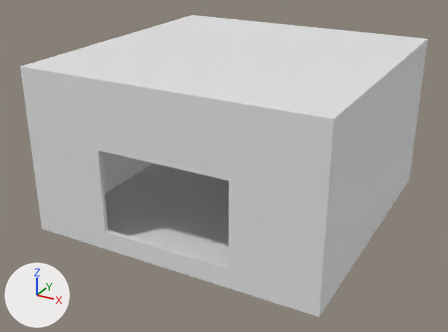
One commit to the Blender file Assets/Rooms/Room1.blend: the scene before it, then after it.
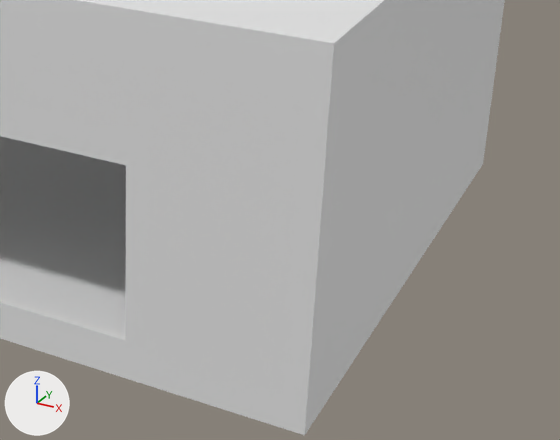
Each version appears first whole from a camera (50 mm lens) standing at (8.44, -16.44, 9.13) and looking at (-0.25, -0.65, 1.23), and next in a close-up on the part from 37% to 100% of the width and 29% to 96% of the height. Every picture has the same lights, and +X, +Y and +Z are marked at lower left.

The scene before the commit, as lines of its bpy script (objects in view):
```python
me_cube_001 = bpy.data.meshes.new('Cube.001')
me_cube_001.from_pydata(...)  # 32 vertices, 32 faces; spans x -4.5..4.5, y -4.5..4.5, z -0.29..4.79
ob_cube = bpy.data.objects.new('Cube', me_cube_001)
ob_cube.location = (0.0, 0.0, 0.0)
```
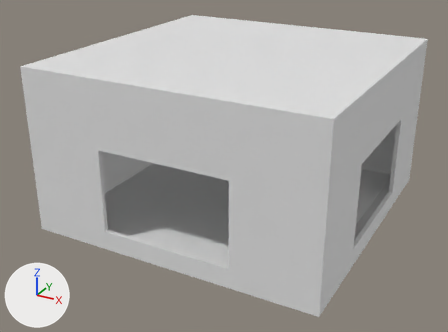
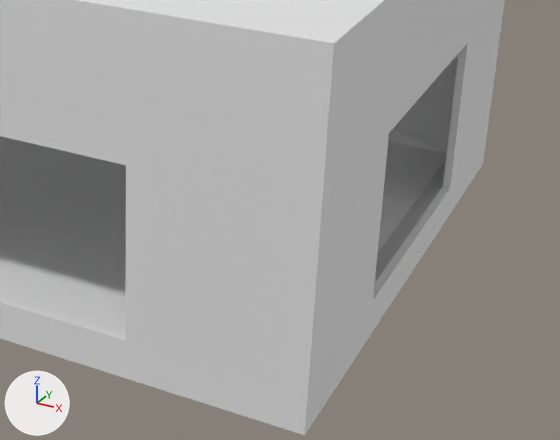
Scene script edits in JSON lines:
```json
{"block": "me_cube_001", "where": "# used by ob_cube; location = (0.0, 0.0, 0.0)"}
{"op": "remove", "block": "me_cube_001", "code": "me_cube_001.from_pydata(...)  # 32 vertices, 32 faces; spans x -4.5..4.5, y -4.5..4.5, z -0.29..4.79"}
{"op": "add", "block": "me_cube_001", "code": "me_cube_001.from_pydata(...)  # 40 vertices, 42 faces, 2 loose edges; spans x -4.5..4.5, y -4.5..4.5, z -0.29..4.79"}
{"block": "me_cube_001", "change": "me_cube_001 part 1"}
{"block": "me_cube_001", "change": "2 faces are deleted"}
{"block": "me_cube_001", "change": "8 vertices are added at x 4.38..4.5, y -2.0..2.0, z 0.3..2.8"}
{"block": "me_cube_001", "change": "2 loose edges are added"}
{"block": "me_cube_001", "change": "12 new faces join them"}
```

Boxes (x1, y1, x2, y2) around the edits, measured in the close-ups (560 x 440 px):
```json
{"part": 1, "of": "me_cube_001", "change": "built on", "before": [305, 0, 505, 434], "after": [305, 0, 505, 434]}
```
